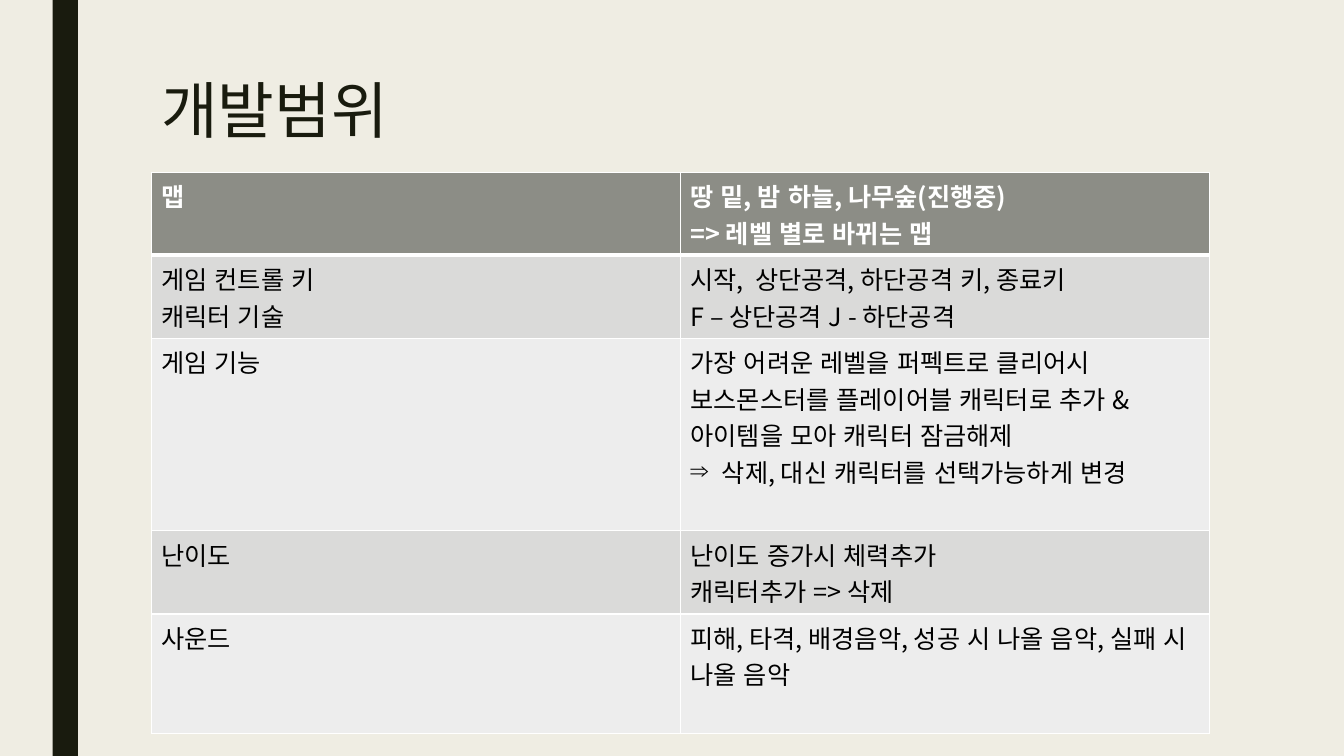
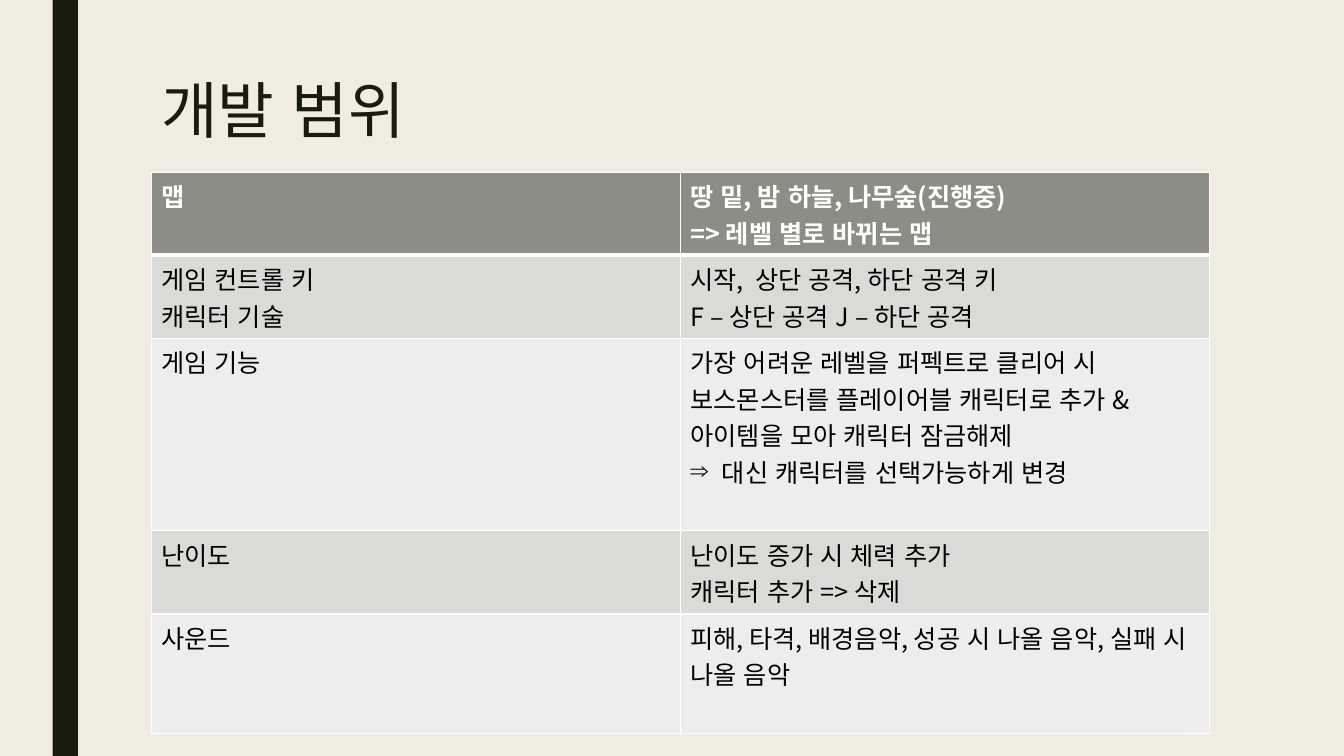
Before and after one commit to jyoon18/2DGP-2018180012, a slide deck: slide 3 of Develop/2dgp 2차 발표.pptx. Drawn at 1344x756 pixels with LibreOffice and Linux fonts; fonts in the diff are those of the drawing. Boxes give left, top, right and bottom in pixels: in the first picture for what was removed or moved away, otherwise in the second. Text is boxed around its words. In the diff, an @@ line names an element or a change of style, - is before the commit and + after.

```diff
--- a/Develop/2dgp 2차 발표.pptx
+++ b/Develop/2dgp 2차 발표.pptx
@@ title at bbox=[161, 82, 405, 138]: spaces changed @@
-개발범위
+개발 범위
@@ table at bbox=[151, 172, 1210, 690] @@
-row 2, column 2: 시작, 상단공격, 하단공격 키, 종료키 / F – 상단공격 J - 하단공격
+row 2, column 2: 시작, 상단 공격, 하단 공격 키 / F – 상단 공격 J – 하단 공격
-row 3, column 2: 가장 어려운 레벨을 퍼펙트로 클리어시 보스몬스터를 플레이어블 캐릭터로 추가 & 아이템을 모아 캐릭터 잠금해제 / 삭제, 대신 캐릭터를 선택가능하게 변경
+row 3, column 2: 가장 어려운 레벨을 퍼펙트로 클리어 시 보스몬스터를 플레이어블 캐릭터로 추가 & 아이템을 모아 캐릭터 잠금해제 / 대신 캐릭터를 선택가능하게 변경
-row 4, column 2: 난이도 증가시 체력추가 / 캐릭터추가 => 삭제
+row 4, column 2: 난이도 증가 시 체력 추가 / 캐릭터 추가 => 삭제
```
Also in this commit, not shown: 3 other slides changed, 1 other file.
